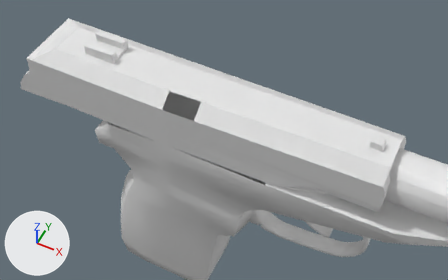
A saved change to the OBJ model Vertex_Animation_Compiler/Assets/Makarov_Pistol_Reload123.obj.
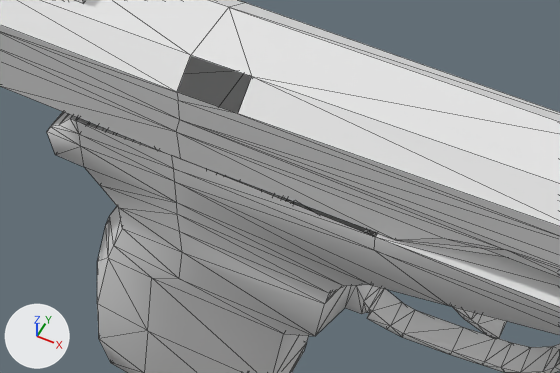
Old and new are each drawn whole from a 50 mm camera at (0.4439, -0.2322, 0.1066) aimed at (0.38, -0.1044, -0.0531) and again close up on the part from 16% to 81% of the width and 22% to 91% of the height. The axes (+X, +Y, +Z) are drawn at lower left. The lights are the same throughout. The close-ups show mesh edges as thin lines. Where no turn or scale is listed for an object, it has been applied to the vertices.

Before the edit, the objects in view are built like this:
```python
me_rest_of_the_gun_sphere = bpy.data.meshes.new('Rest_of_the_gun_Sphere')
me_rest_of_the_gun_sphere.from_pydata(...)  # 272 vertices, 519 faces; spans x 0.327..0.478, y -0.112..-0.086, z -0.151..-0.038
# before: 164 (0.399, -0.087, -0.058), 166 (0.336, -0.112, -0.058) at pixel (70, 118), 175 (0.338, -0.112, -0.058) at pixel (76, 120), 178 (0.399, -0.112, -0.058) at pixel (375, 236), 179 (0.359, -0.112, -0.057) at pixel (171, 155)
# before: 180 (0.338, -0.087, -0.058), 181 (0.359, -0.087, -0.057), 183 (0.336, -0.087, -0.058)
me_top_slider_sphere_001 = bpy.data.meshes.new('Top_Slider_Sphere.001')
me_top_slider_sphere_001.from_pydata(...)  # 127 vertices, 227 faces; spans x 0.2975..0.4371, y -0.1126..-0.0871, z -0.0577..-0.031
ob_rest_of_the_gun_sphere = bpy.data.objects.new('Rest_of_the_gun_Sphere', me_rest_of_the_gun_sphere)
ob_rest_of_the_gun_sphere.location = (0.0, 0.0, 0.0)
ob_top_slider_sphere_001 = bpy.data.objects.new('Top_Slider_Sphere.001', me_top_slider_sphere_001)
ob_top_slider_sphere_001.location = (0.0, 0.0, 0.0)
```
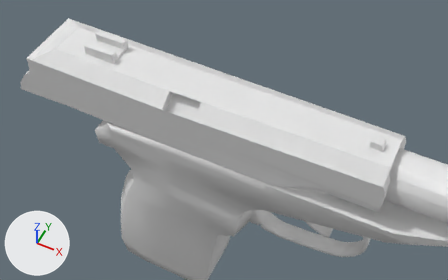
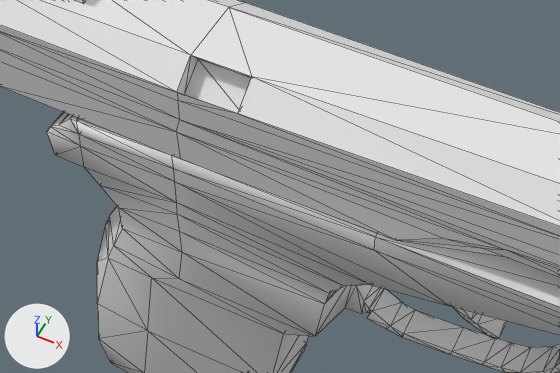
Changed parts and their boxes (x1, y1, x2, y2) in the close-ups (560 x 373 px):
part 1 of me_rest_of_the_gun_sphere, added: after (70, 116, 377, 237)
part 2 of me_top_slider_sphere_001, added: after (177, 56, 252, 113)

The change in detail:
me_rest_of_the_gun_sphere has 272 vertices, 519 faces and spans x 0.327..0.478, y -0.112..-0.086, z -0.151..-0.038.
me_rest_of_the_gun_sphere is used by ob_rest_of_the_gun_sphere; location (0.0, 0.0, 0.0).
Verts and faces of me_rest_of_the_gun_sphere; kept vertices keep their numbers, new ones are numbered from 272.
Part 1, on me_rest_of_the_gun_sphere:
New faces: (164, 181, 179), (175, 179, 181), (166, 175, 183), (164, 179, 178), (175, 181, 180), (175, 180, 183).
me_top_slider_sphere_001 is used by ob_top_slider_sphere_001; location (0.0, 0.0, 0.0).
me_top_slider_sphere_001 had 127 vertices, 227 faces and spanned x 0.2975..0.4371, y -0.1126..-0.0871, z -0.0577..-0.031.
me_top_slider_sphere_001 now has 131 vertices, 237 faces and spans x 0.2975..0.4371, y -0.1126..-0.0871, z -0.0577..-0.031.
Part 2, on me_top_slider_sphere_001:
4 vertices are added at (0.3731, -0.1101, -0.0423), (0.3613, -0.1103, -0.0423), (0.3613, -0.105, -0.0382), (0.3731, -0.1049, -0.0381).
10 new faces join them.
